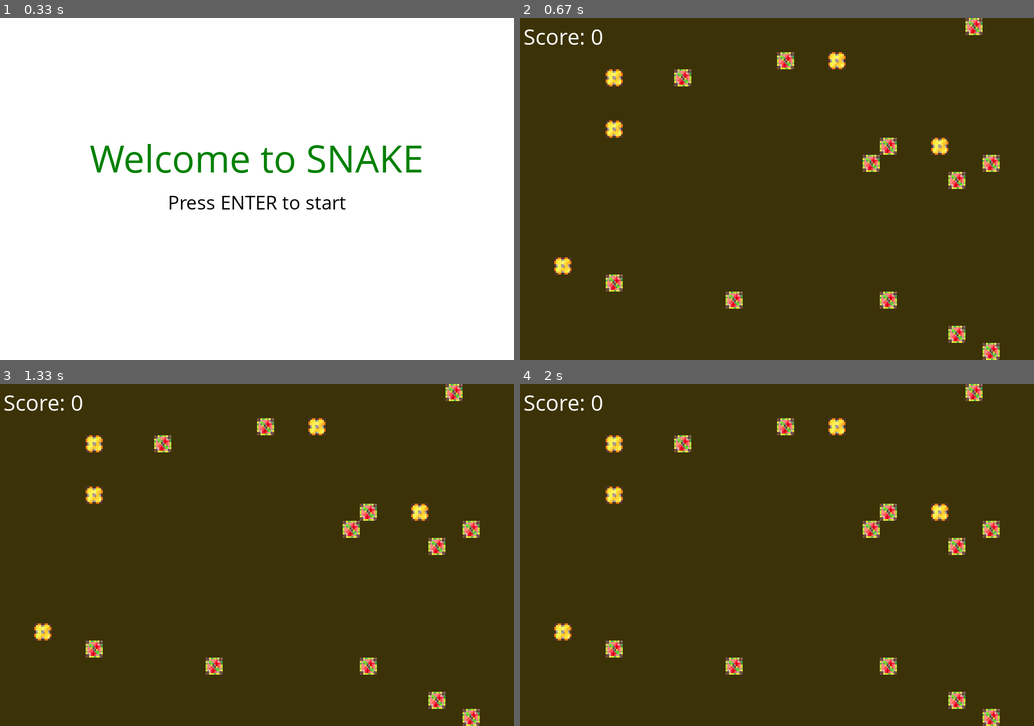
Above: before the commit, frames 1-4 (two rows, left to right).
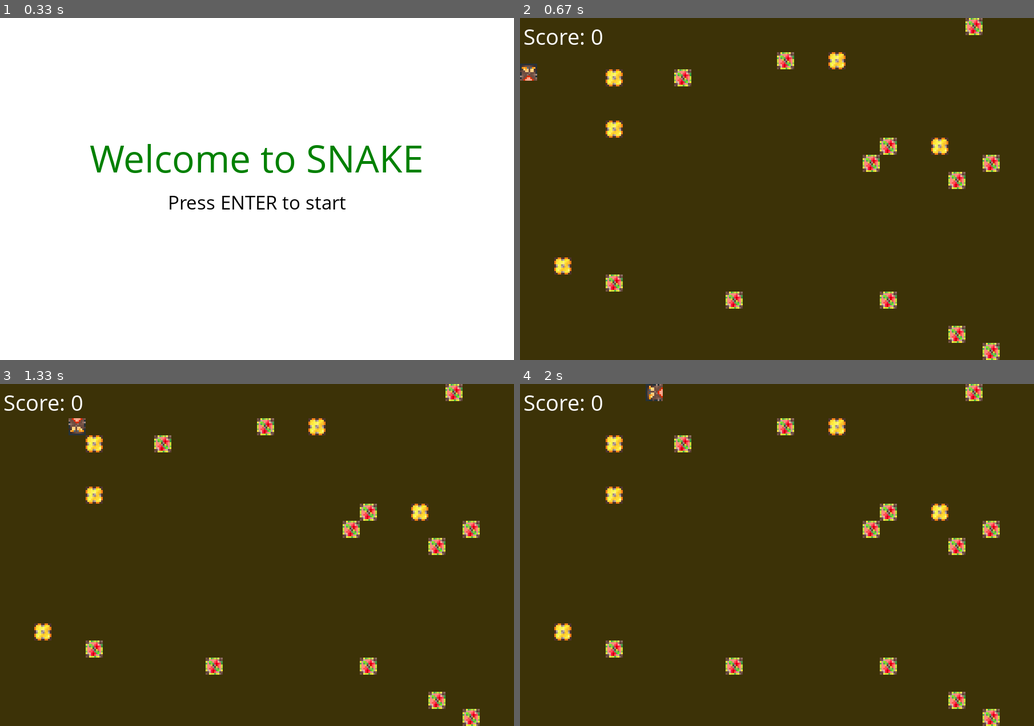
Above: after the commit, the same moments.

Repository: felix-vierthaler/pygame-snake
Game: pygame game, started from main.py
Same seed, same stepped clock (60 frames per second), same inputs: the game is played once before the commit and once after it.
Inputs:
- Up to frame 1 (0.33 s): no input
- Up to frame 2 (0.67 s): tap Enter at 0.33 s
- Up to frame 3 (1.33 s): hold Right 0.67-1.13 s; hold Up from 1.17 s (still down)
- Up to frame 4 (2 s): release Up at 1.47 s; hold Right 1.5-1.97 s

Frame 1 is identical in both runs. In frame 2, 0.2% of the frame differs, in the area x 0-4%, y 13-19%; in frame 3, 0.2%; in frame 4, 0.2%.

Commit message:
fixed head not displayed

Diff:
--- a/snake.py
+++ b/snake.py
@@ -98,6 +98,9 @@
         turnAmount = 90 + self.direction * 90
         img = pygame.transform.rotate(self.snakeHeadImg, 360 - turnAmount)
 
+        #blit image of head on screen
+        screen.blit(img, pygame.Rect(self.x, self.y, self.boxWidth, self.boxWidth))
+
 
         #pygame.draw.rect(screen, (255, 100, 0), pygame.Rect(self.x, self.y, self.boxWidth, self.boxWidth))
 
